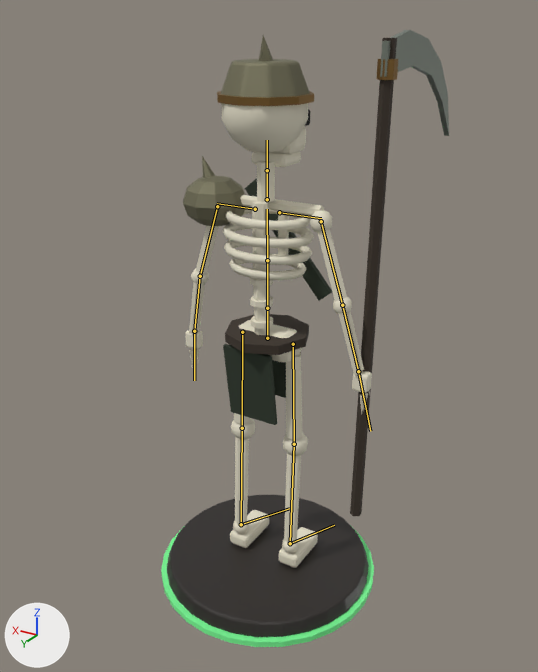
What one commit did to the glTF model art/export/Undead_Pawn.glb.
Both versions are drawn from a 50 mm camera at (-1.32, 2.18, 2.16) aimed at (0.04, -0.08, 1.03). Every picture has the same lights, and +X, +Y and +Z are marked at lower left. The older version comes first. The bones that change, and the others that lie on the model, are drawn over the model as lines.

Names of what the first picture shows: 'Undead_Pawn_Mesh'.
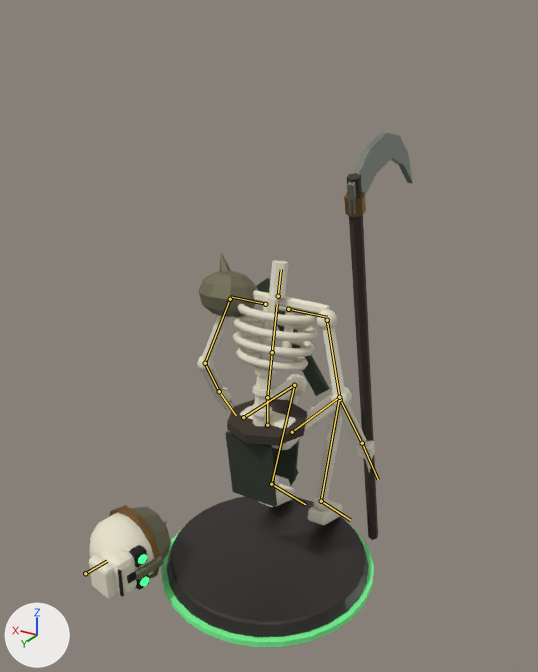
The newer file adds an action. The first version stands in its rest pose; the second is drawn at frame 19 of the action 'Behead'.

Changed parts and their boxes (x1, y1, x2, y2) in the pictures (538 x 672 px):
'Undead_Pawn_Mesh', posed (12% wider, 17% shorter): before (161, 30, 449, 647); after (89, 133, 413, 647)
bone 'hips', root to tip: before (267, 338) to (267, 310); after (267, 425) to (267, 400)
bone 'spine', root to tip: before (267, 308) to (267, 260); after (267, 397) to (272, 352)
bone 'head', root to tip: before (267, 170) to (267, 140); after (85, 573) to (107, 561)
bone 'forearm.L', root to tip: before (200, 276) to (194, 331); after (205, 363) to (219, 391)
bone 'forearm.R', root to tip: before (342, 305) to (358, 371); after (340, 399) to (362, 443)
bone 'thigh.L', root to tip: before (242, 332) to (242, 428); after (243, 417) to (294, 385)
bone 'shin.L', root to tip: before (242, 428) to (241, 524); after (294, 385) to (271, 484)
bone 'thigh.R', root to tip: before (293, 344) to (294, 444); after (292, 432) to (339, 397)
bone 'shin.R', root to tip: before (294, 444) to (290, 543); after (339, 397) to (321, 501)

The change, as a diff of the scene's bpy script:
```diff
--- a/art/export/Undead_Pawn.glb.py
+++ b/art/export/Undead_Pawn.glb.py
@@ bone_hips @@
 bone_hips = bpy.data.objects['Undead_Pawn'].pose.bones['hips']  # child of 'root'
-bone_hips.location = (0.0, 0.0, 0.0)
+bone_hips.location = (0.0, -0.37, 0.0)
@@ bone_spine @@
 bone_spine = bpy.data.objects['Undead_Pawn'].pose.bones['spine']  # child of 'hips'
-bone_spine.rotation_quaternion = (1.0, 0.0, 0.0, 0.0)  # degrees (0, 0, 0)
+bone_spine.rotation_quaternion = (0.995, 0.096, 0.0, 0.0)  # degrees (11, 0, 0)
@@ bone_head @@
 bone_head = bpy.data.objects['Undead_Pawn'].pose.bones['head']  # child of 'neck'
-bone_head.location = (0.0, 0.0, 0.0)
-bone_head.rotation_quaternion = (1.0, 0.0, 0.0, 0.0)  # degrees (0, 0, 0)
+bone_head.location = (0.47, -1.233, -0.447)
+bone_head.rotation_quaternion = (-0.495, -0.504, 0.593, 0.385)  # degrees (102, -12, -90)
@@ bone_forearm_l @@
 bone_forearm_l = bpy.data.objects['Undead_Pawn'].pose.bones['forearm.L']  # child of 'upper_arm.L'
-bone_forearm_l.rotation_quaternion = (1.0, 0.0, 0.0, 0.0)  # degrees (0, 0, 0)
+bone_forearm_l.rotation_quaternion = (0.94, 0.342, 0.0, 0.0)  # degrees (40, 0, 0)
@@ bone_forearm_r @@
 bone_forearm_r = bpy.data.objects['Undead_Pawn'].pose.bones['forearm.R']  # child of 'upper_arm.R'
-bone_forearm_r.rotation_quaternion = (1.0, 0.0, 0.0, 0.0)  # degrees (0, 0, 0)
+bone_forearm_r.rotation_quaternion = (0.966, 0.259, 0.0, 0.0)  # degrees (30, 0, 0)
@@ bone_thigh_l @@
 bone_thigh_l = bpy.data.objects['Undead_Pawn'].pose.bones['thigh.L']  # child of 'hips'
-bone_thigh_l.rotation_quaternion = (1.0, 0.0, 0.0, 0.0)  # degrees (0, 0, 0)
+bone_thigh_l.rotation_quaternion = (0.737, 0.676, 0.0, 0.0)  # degrees (85, 0, 0)
@@ bone_shin_l @@
 bone_shin_l = bpy.data.objects['Undead_Pawn'].pose.bones['shin.L']  # child of 'thigh.L'
-bone_shin_l.rotation_quaternion = (1.0, 0.0, 0.0, 0.0)  # degrees (0, 0, 0)
+bone_shin_l.rotation_quaternion = (0.609, -0.793, 0.0, 0.0)  # degrees (-105, 0, 0)
@@ bone_thigh_r @@
 bone_thigh_r = bpy.data.objects['Undead_Pawn'].pose.bones['thigh.R']  # child of 'hips'
-bone_thigh_r.rotation_quaternion = (1.0, 0.0, 0.0, 0.0)  # degrees (0, 0, 0)
+bone_thigh_r.rotation_quaternion = (0.737, 0.676, 0.0, 0.0)  # degrees (85, 0, 0)
@@ bone_shin_r @@
 bone_shin_r = bpy.data.objects['Undead_Pawn'].pose.bones['shin.R']  # child of 'thigh.R'
-bone_shin_r.rotation_quaternion = (1.0, 0.0, 0.0, 0.0)  # degrees (0, 0, 0)
+bone_shin_r.rotation_quaternion = (0.609, -0.793, 0.0, 0.0)  # degrees (-105, 0, 0)
```
